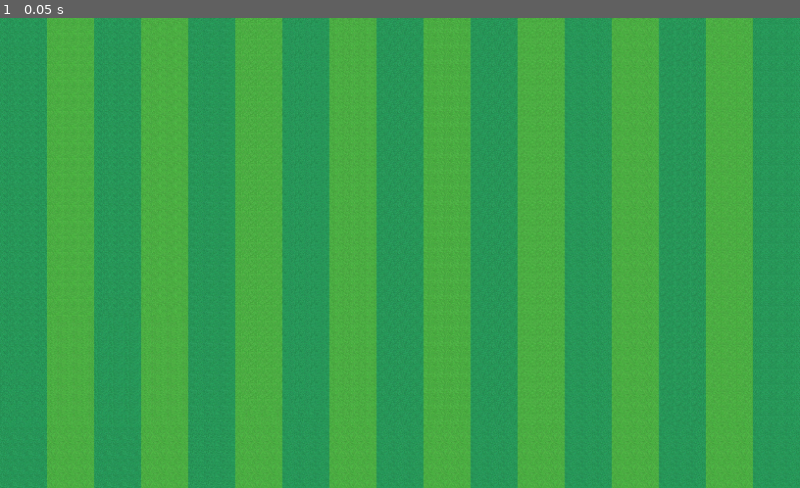
Above: before the commit, frame 1.
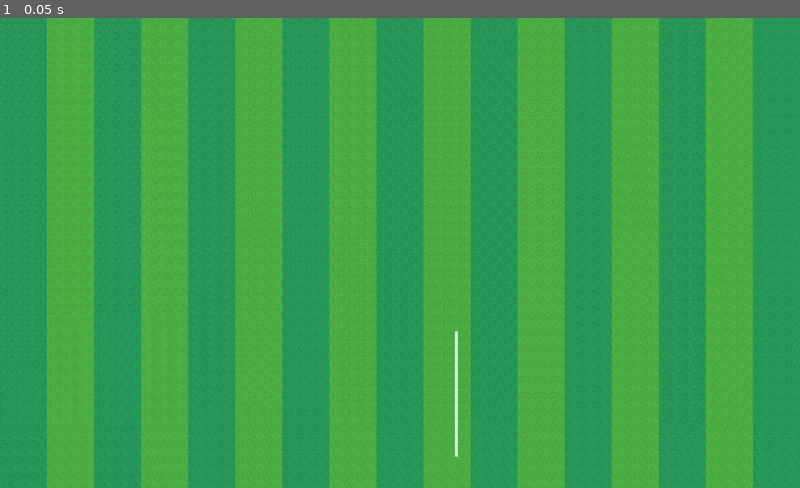
Above: after the commit, the same moment.

Repository: choihyojun1/game-project
Game: Godot game, scene res://stage_01.tscn
Two runs of this game, one before a commit and one after it. Both use one fixed random seed, a clock stepped at 60 frames per second and the inputs below.
Inputs:
- Up to frame 1 (0.05 s): no input

The runs differ from the first frame. In frame 1, 0.1% of the frame differs, in the area x 56-58%, y 66-94%.

Commit message:
Update stage_01.tscn

Diff:
--- a/stage_01.tscn
+++ b/stage_01.tscn
@@ -235,6 +235,10 @@
 [node name="FryingPan" parent="." instance=ExtResource("4_tbtit")]
 position = Vector2(375, 335)
 
-[node name="TileMapLayer" type="TileMapLayer" parent="."]
+[node name="Background" type="TileMapLayer" parent="."]
 tile_map_data = PackedByteArray("AAAAAAAAAAAGAA0AAAAAAAEAAAAGAA0AAAAAAAIAAAAGAA0AAAAAAAMAAAAGAA0AAAAAAAQAAAAGAA0AAAAAAA …(24400 unchanged characters)…
 tile_set = SubResource("TileSet_xd6fe")
+
+[node name="Walls" type="TileMapLayer" parent="."]
+tile_map_data = PackedByteArray("AAAdABsAAAAPAAcAAAAdABoAAAAPAAcAAAAdABkAAAAPAAcAAAAdABgAAAAPAAcAAAAdABcAAAAPAAcAAAAdABYAAAAPAAcAAAAdABUAAAAPAAcAAAAdABQAAAAPAAcAAAA=")
+tile_set = SubResource("TileSet_xd6fe")
